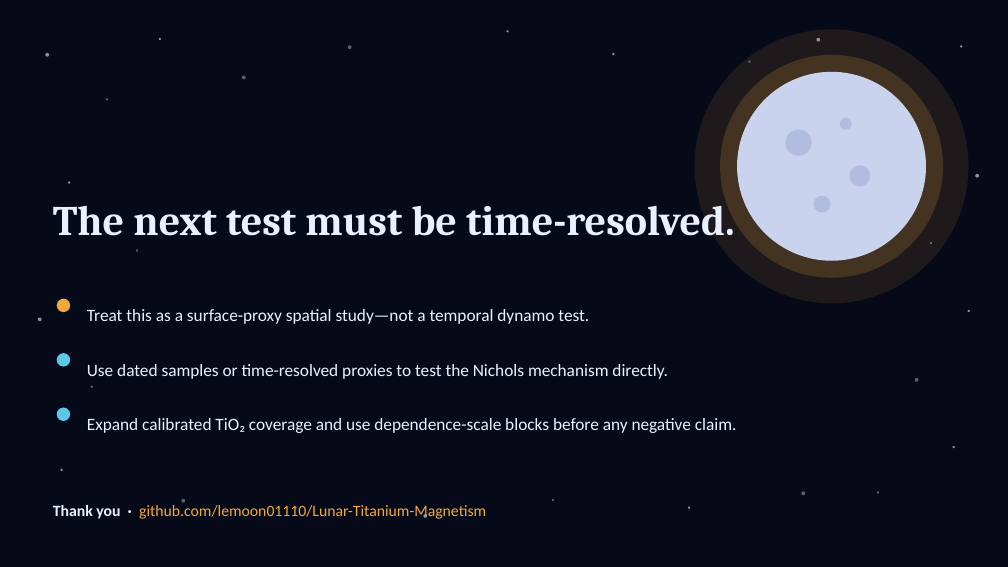
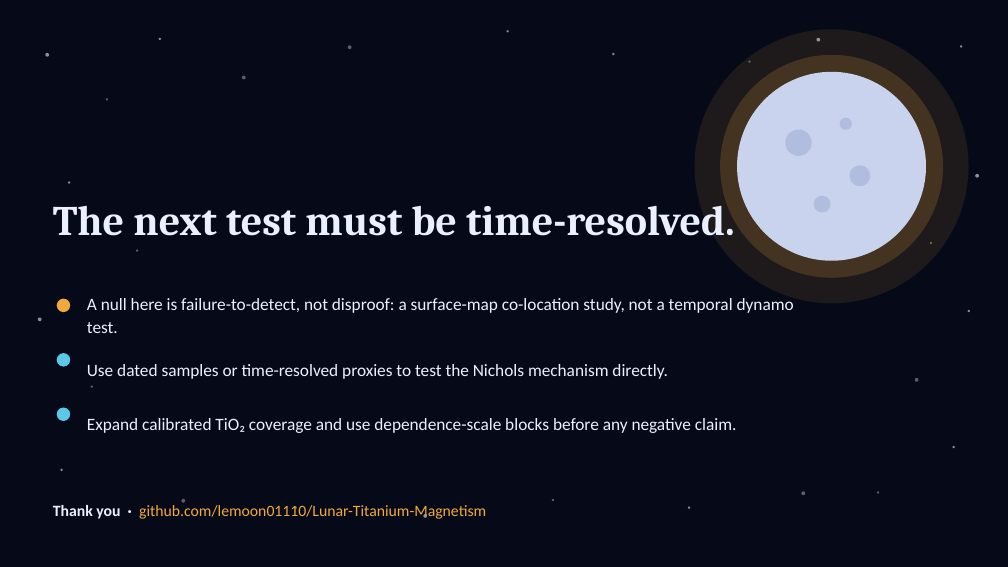
Before and after one commit to lemoon01110/Lunar-Titanium-Magnetism, a slide deck: slide 12 of Paper-and-Pitch/Pitch.pptx. Drawn at 1008x567 pixels with LibreOffice and Linux fonts; fonts in the diff are those of the drawing. Boxes give left, top, right and bottom in pixels: in the first picture for what was removed or moved away, otherwise in the second. Text is boxed around its words. In the diff, an @@ line names an element or a change of style, - is before the commit and + after.

Commit message:
Make mechanism-vs-mappability distinction prominent; add scope box
Adds a 'What this does and doesn't show' box high in the README and a matching
callout in the paper, drawing two lines the evidence supports and stopping short
of the overclaim it does not: (1) the temporal Nichols mechanism is untouched;
(2) present-day orbital surface TiO2 is not a usable global map-proxy in current
data -- but with ~40%% injection power and n_eff~1, that is failure-to-detect,
not proof of decoupling. Deck: closing slide now states 'a null here is
failure-to-detect, not disproof'; terrain slide drops the last 'suggestive'.
Guard test locks the distinction across README, paper, and deck.

Paper recompiled (6pp); deck PDF regenerated; both visually verified.

```diff
--- a/Paper-and-Pitch/Pitch.pptx
+++ b/Paper-and-Pitch/Pitch.pptx
@@ text at <box>87,298,794,333</box>: text changed @@
-Treat this as a surface-proxy spatial study—not a temporal dynamo test.
+A null here is failure-to-detect, not disproof: a surface-map co-location study, not a temporal dynamo test.
```
Also in this commit, not shown: 1 other slide changed, 6 other files.
